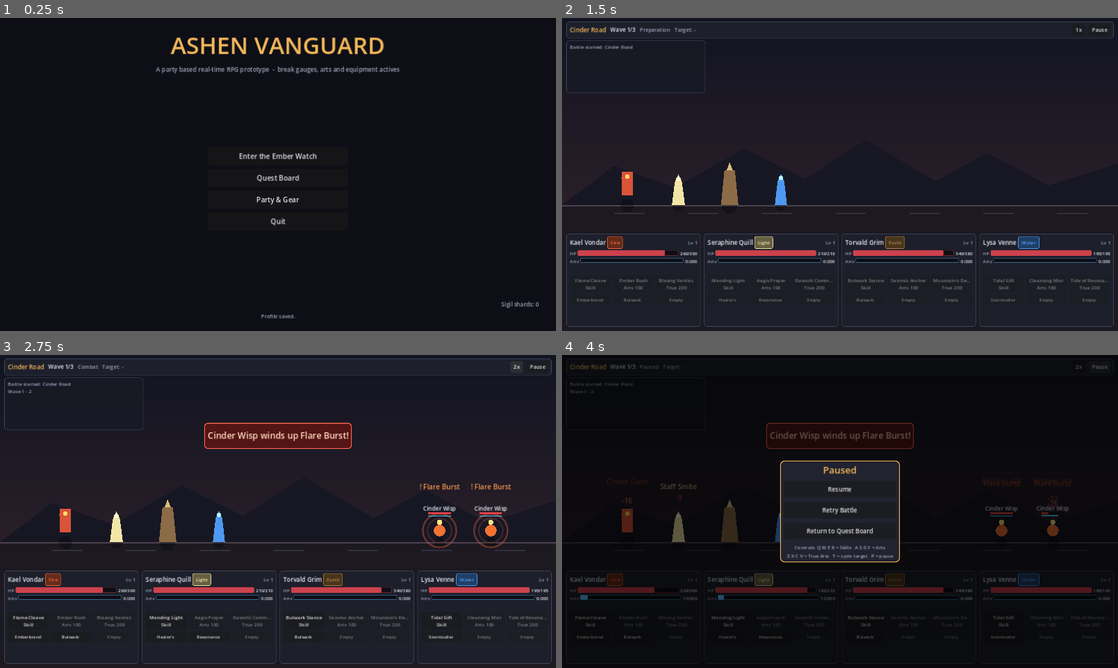
Above: before the commit, frames 1-4 (two rows, left to right).
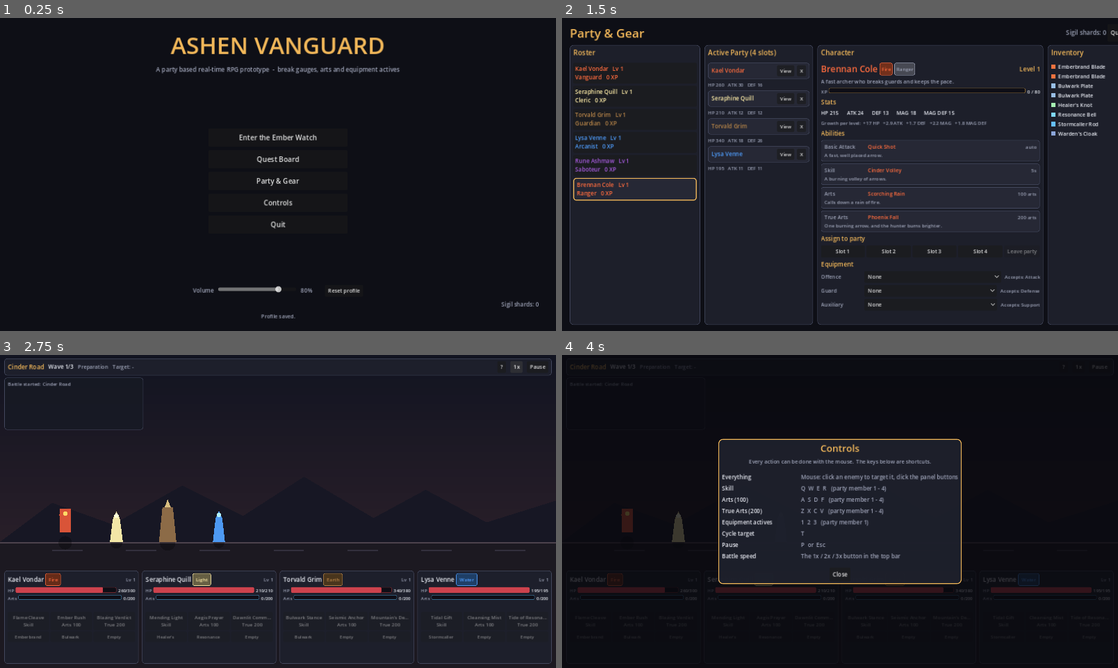
Above: after the commit, the same moments.

Repository: NdlessJP/GSCgame
Game: Godot game, scene res://tools/screenshot_tour.tscn
The game is run twice, just before and just after one commit, with the same random seed, the same clock (stepped at 60 frames per second) and the same inputs. This scene is started directly instead of the project's main scene.
Inputs (mouse positions are in pixels of both pictures, inside the frame that each line leads up to):
- Up to frame 1 (0.25 s): no input
- Up to frame 2 (1.5 s): tap Enter at 0.5 s; move the mouse to (962, 158) at 0.52 s; hold D 0.53-1.25 s; tap P at 0.6 s; click (962, 158) at 0.67 s; click (1067, 237) at 1.25 s, where only the run before the commit has a clickable "Start Quest"
- Up to frame 3 (2.75 s): click (517, 367) at 2 s, where only the run before the commit has a clickable "1x"
- Up to frame 4 (4 s): click (1062, 367) at 2.75 s, where only the run after the commit has a clickable "?"; click "Pause" at 3.5 s

The runs differ from the first frame. In frame 1, 1.0% of the frame differs, in the area x 34-65%, y 37-89%; in frame 2, 14%; in frame 3, 3.5%; in frame 4, 17%, in the area x 1-98%, y 2-91%.
Error before the commit: Invalid access to property or key 'process_frame' on a base object of type 'null instance'. (res://tools/screenshot_tour.gd:40)

Commit message:
Add controls overlay, battle report, element readout, volume setting and UI tests
- New reusable HelpOverlay lists every mouse action and keyboard shortcut; it is
  reachable from the main menu and from the battle HUD.
- The controller now keeps a battle tally (time, damage dealt and taken,
  abilities used, breaks, defeats) and the results screen shows it as a
  'Battle Report' column.
- The HUD shows which elements hit the current target harder.
- New master volume slider and 'Reset profile' action on the main menu; the
  volume is stored in the save file.
- New tests/test_ui.gd smoke tests every screen: they instantiate it, check it
  builds its widgets, covers the viewport and has clickable buttons.  This
  caught a real layout bug (an overlay anchored to an already sized parent
  collapsed to zero size).
- New test suite registration in the runner.

Tests: 261 checks, all passing (117 combat, 82 progression, 25 battle flow,
37 ui).

Diff:
--- a/scripts/battle/battle_controller.gd
+++ b/scripts/battle/battle_controller.gd
@@ -61,6 +61,15 @@
 var allies: Array[UnitState] = []
 var enemies: Array[UnitState] = []
 var preferred_target: UnitState = null
+## Running tally for the battle report shown on the results screen.
+var battle_stats: Dictionary = {
+	"duration": 0.0,
+	"damage_dealt": 0.0,
+	"damage_taken": 0.0,
+	"breaks": 0,
+	"abilities": 0,
+	"defeated": 0,
+}
 ## Simulation speed multiplier.  1.0 is real time; the HUD cycles through
 ## 1x / 2x / 3x.  It only affects the battle clock, never the engine clock,
 ## so it does not interfere with anything else running in the tree.
@@ -118,6 +127,14 @@
 	enemies.clear()
 	pending.clear()
 	preferred_target = null
+	battle_stats = {
+		"duration": 0.0,
+		"damage_dealt": 0.0,
+		"damage_taken": 0.0,
+		"breaks": 0,
+		"abilities": 0,
+		"defeated": 0,
+	}
 	wave_index = -1
 	rewards_granted = false
 	last_results = {}
@@ -216,6 +233,8 @@
 
 func _process(delta: float) -> void:
 	delta *= clampf(speed, 0.25, 4.0)
+	if state == State.COMBAT:
+		battle_stats["duration"] = float(battle_stats.get("duration", 0.0)) + delta
 	match state:
 		State.PREPARATION:
 			_prep_timer -= delta
@@ -344,6 +363,7 @@
 	payload["source"] = source
 	payload["target"] = unit
 	payload["dot"] = true
+	_tally_damage(source if source != null else unit, unit, payload)
 	damage_dealt.emit(source if source != null else unit, unit, payload)
 	hp_changed.emit(unit)
 	_check_death(unit)
@@ -479,12 +499,22 @@
 	if ability.kind == AbilityDef.Kind.BASIC:
 		caster.gain_arts(caster.arts_generated_per_attack(balance), balance)
 	var events: Array[Dictionary] = AbilityExecutor.execute(ability, caster, targets, balance)
+	battle_stats["abilities"] = int(battle_stats.get("abilities", 0)) + 1
 	ability_used.emit(caster, ability, targets)
 	cooldown_changed.emit(caster, ability.id)
 	arts_changed.emit(caster)
 	for event: Dictionary in events:
 		_handle_event(event)
 	return true
+
+
+## Adds one damage event to the battle report.
+func _tally_damage(source: UnitState, target: UnitState, payload: Dictionary) -> void:
+	var amount: float = float(payload.get("amount", 0.0))
+	if source != null and source.is_ally:
+		battle_stats["damage_dealt"] = float(battle_stats.get("damage_dealt", 0.0)) + amount
+	elif target != null and target.is_ally:
+		battle_stats["damage_taken"] = float(battle_stats.get("damage_taken", 0.0)) + amount
 
 
 func _handle_event(event: Dictionary) -> void:
@@ -494,6 +524,7 @@
 			var target: UnitState = event.get("target", null)
 			var source: UnitState = event.get("source", null)
 			var payload: Dictionary = event.get("result", event)
+			_tally_damage(source, target, payload)
 			damage_dealt.emit(source, target, payload)
 			if float(payload.get("absorbed", 0.0)) > 0.0:
 				shield_absorbed.emit(target, float(payload.get("absorbed", 0.0)))
@@ -516,6 +547,7 @@
 		EffectApplier.EVENT_BREAK:
 			var break_unit: UnitState = event.get("target", null)
 			if bool(event.get("broke", false)):
+				battle_stats["breaks"] = int(battle_stats.get("breaks", 0)) + 1
 				break_started.emit(break_unit)
 				log_message.emit("%s is Broken!" % break_unit.display_name())
 
@@ -524,6 +556,7 @@
 	if unit == null or not unit.is_dead or unit.death_reported:
 		return
 	unit.death_reported = true
+	battle_stats["defeated"] = int(battle_stats.get("defeated", 0)) + 1
 	unit_died.emit(unit)
 	log_message.emit("%s was defeated." % unit.display_name())
 
@@ -627,7 +660,9 @@
 	if _results_announced:
 		return
 	_results_announced = true
-	battle_finished.emit(victory, last_results)
+	var payload: Dictionary = last_results.duplicate()
+	payload["stats"] = battle_stats.duplicate()
+	battle_finished.emit(victory, payload)
 
 
 ## Aborts the battle without granting rewards (used when the player quits).
--- a/scripts/core/game.gd
+++ b/scripts/core/game.gd
@@ -49,6 +49,17 @@
 		for issue: String in database.load_issues:
 			push_warning("GameDatabase: %s" % issue)
 	load_or_create_profile()
+	apply_volume()
+
+
+## Applies the stored master volume to the audio bus.
+func apply_volume() -> void:
+	var level: float = 0.8 if state == null else state.volume
+	var bus: int = AudioServer.get_bus_index(&"Master")
+	if bus < 0:
+		return
+	AudioServer.set_bus_volume_db(bus, linear_to_db(maxf(level, 0.0001)))
+	AudioServer.set_bus_mute(bus, level <= 0.001)
 
 
 # --------------------------------------------------------------------------
@@ -74,8 +85,18 @@
 func new_game() -> void:
 	state = GameState.new()
 	_populate_new_profile()
+	apply_volume()
 	save_game()
 	_emit_changed()
+
+
+## Sets the master volume and stores it in the profile.
+func set_volume(level: float) -> void:
+	if state == null:
+		return
+	state.volume = clampf(level, 0.0, 1.0)
+	apply_volume()
+	save_game()
 
 
 func _populate_new_profile() -> void:
--- a/scripts/core/game_state.gd
+++ b/scripts/core/game_state.gd
@@ -13,6 +13,8 @@
 var party: Array[StringName] = []
 var quests_unlocked: Array[StringName] = []
 var quests_completed: Array[StringName] = []
+## Master volume of the synthesised sound effects, 0.0 - 1.0.
+var volume: float = 0.8
 
 
 func character_data(character_id: StringName) -> Dictionary:
@@ -71,6 +73,7 @@
 		completed.append(String(value))
 	return {
 		"currency": currency,
+		"volume": volume,
 		"characters": character_data_map,
 		"equipment": equipment_map,
 		"inventory": inventory.to_array(),
@@ -83,6 +86,7 @@
 static func from_dict(data: Dictionary) -> GameState:
 	var state: GameState = GameState.new()
 	state.currency = int(data.get("currency", 0))
+	state.volume = clampf(float(data.get("volume", 0.8)), 0.0, 1.0)
 	var characters: Dictionary = data.get("characters", {})
 	for key: Variant in characters.keys():
 		if typeof(characters[key]) != TYPE_DICTIONARY:
--- a/scripts/ui/battle_hud.gd
+++ b/scripts/ui/battle_hud.gd
@@ -19,6 +19,8 @@
 var _pause_button: Button = null
 var _target_label: Label = null
 var _speed_button: Button = null
+var _help_button: Button = null
+var _help_overlay: HelpOverlay = null
 var _boss_panel: PanelContainer = null
 var _boss_name: Label = null
 var _boss_hp_bar: ProgressBar = null
@@ -82,13 +84,25 @@
 	var spacer: Control = Control.new()
 	spacer.size_flags_horizontal = Control.SIZE_EXPAND_FILL
 	row.add_child(spacer)
-	_speed_button = UiStyle.make_button("1x", 12, 26)
+	_help_button = UiStyle.make_button("?", 12, 26)
+	_help_button.tooltip_text = "Show the controls"
+	_help_button.pressed.connect(_on_help_pressed)
+	row.add_child(_help_button)
+	_speed_button = UiStyle.make_button("1x", 12,  26)
 	_speed_button.tooltip_text = "Battle speed (1x, 2x, 3x)"
 	_speed_button.pressed.connect(_on_speed_pressed)
 	row.add_child(_speed_button)
 	_pause_button = UiStyle.make_button("Pause", 12, 26)
 	_pause_button.pressed.connect(func() -> void: pause_pressed.emit())
 	row.add_child(_pause_button)
+
+
+func _on_help_pressed() -> void:
+	if _help_overlay == null:
+		_help_overlay = HelpOverlay.new()
+		_help_overlay.visible = false
+		_root.add_child(_help_overlay)
+	_help_overlay.visible = not _help_overlay.visible
 
 
 func _build_boss_panel() -> void:
@@ -260,7 +274,19 @@
 	if unit == null or unit.is_dead:
 		_target_label.text = "Target: -"
 		return
-	_target_label.text = "Target: %s" % unit.display_name()
+	_target_label.text = "Target: %s%s" % [unit.display_name(), _weak_to_text(unit)]
+
+
+## Lists the elements that hit this target harder, so the player can see at a
+## glance which hero to send in.
+func _weak_to_text(unit: UnitState) -> String:
+	var strong: Array[String] = []
+	for element: int in Elements.ALL_ELEMENTS:
+		if Elements.multiplier(element, unit.element()) > 1.0:
+			strong.append(Elements.element_name(element))
+	if strong.is_empty():
+		return ""
+	return "  (weak to %s)" % ", ".join(strong)
 
 
 func _on_speed_pressed() -> void:
--- /dev/null
+++ b/scripts/ui/help_overlay.gd
@@ -0,0 +1,84 @@
+class_name HelpOverlay
+extends Control
+## Reusable "Controls" panel.
+##
+## The game is fully playable with the mouse; the keyboard shortcuts are
+## optional extras.  The overlay lists both so a new player can find them.
+
+const ROWS: Array = [
+	["Everything", "Mouse: click an enemy to target it, click the panel buttons"],
+	["Skill", "Q  W  E  R   (party member 1 - 4)"],
+	["Arts (100)", "A  S  D  F   (party member 1 - 4)"],
+	["True Arts (200)", "Z  X  C  V   (party member 1 - 4)"],
+	["Equipment actives", "1  2  3   (party member 1)"],
+	["Cycle target", "T"],
+	["Pause", "P  or  Esc"],
+	["Battle speed", "The 1x / 2x / 3x button in the top bar"],
+]
+
+
+func _ready() -> void:
+	set_anchors_preset(Control.PRESET_FULL_RECT)
+	# The preset is computed against the parent size, so the offsets have to be
+	# cleared explicitly when the overlay is added to an already sized parent.
+	offset_left = 0.0
+	offset_top = 0.0
+	offset_right = 0.0
+	offset_bottom = 0.0
+	mouse_filter = Control.MOUSE_FILTER_STOP
+	_build()
+
+
+func _build() -> void:
+	var shade: ColorRect = ColorRect.new()
+	shade.color = Color(0.03, 0.03, 0.05, 0.78)
+	shade.set_anchors_preset(Control.PRESET_FULL_RECT)
+	shade.mouse_filter = Control.MOUSE_FILTER_STOP
+	add_child(shade)
+
+	var center: CenterContainer = CenterContainer.new()
+	center.set_anchors_preset(Control.PRESET_FULL_RECT)
+	center.mouse_filter = Control.MOUSE_FILTER_IGNORE
+	add_child(center)
+
+	var panel: PanelContainer = PanelContainer.new()
+	panel.add_theme_stylebox_override("panel", UiStyle.panel(UiStyle.PANEL, UiStyle.ACCENT, 10, 2))
+	panel.custom_minimum_size = Vector2(560, 0)
+	panel.mouse_filter = Control.MOUSE_FILTER_IGNORE
+	center.add_child(panel)
+
+	var box: VBoxContainer = VBoxContainer.new()
+	box.add_theme_constant_override("separation", 6)
+	panel.add_child(box)
+
+	var title: Label = UiStyle.make_label("Controls", 22, UiStyle.ACCENT)
+	title.horizontal_alignment = HORIZONTAL_ALIGNMENT_CENTER
+	box.add_child(title)
+
+	var hint: Label = UiStyle.make_label(
+		"Every action can be done with the mouse.  The keys below are shortcuts.",
+		12, UiStyle.TEXT_DIM)
+	hint.horizontal_alignment = HORIZONTAL_ALIGNMENT_CENTER
+	box.add_child(hint)
+
+	box.add_child(UiStyle.separator(4))
+
+	for row: Array in ROWS:
+		var line: HBoxContainer = HBoxContainer.new()
+		line.add_theme_constant_override("separation", 12)
+		box.add_child(line)
+		var action: Label = UiStyle.make_label(String(row[0]), 13, UiStyle.TEXT)
+		action.custom_minimum_size = Vector2(170, 0)
+		line.add_child(action)
+		var keys: Label = UiStyle.make_label(String(row[1]), 13, UiStyle.TEXT_DIM)
+		keys.size_flags_horizontal = Control.SIZE_EXPAND_FILL
+		line.add_child(keys)
+
+	box.add_child(UiStyle.separator(4))
+
+	var close: Button = UiStyle.make_button("Close", 13, 32)
+	close.pressed.connect(func() -> void: visible = false)
+	var close_row: HBoxContainer = HBoxContainer.new()
+	close_row.alignment = BoxContainer.ALIGNMENT_CENTER
+	close_row.add_child(close)
+	box.add_child(close_row)
--- a/scripts/ui/main_menu.gd
+++ b/scripts/ui/main_menu.gd
@@ -4,6 +4,10 @@
 
 var _currency_label: Label = null
 var _status_label: Label = null
+var _help_overlay: HelpOverlay = null
+var _volume_slider: HSlider = null
+var _volume_label: Label = null
+var _reset_confirm: HBoxContainer = null
 
 
 func _ready() -> void:
@@ -64,12 +68,53 @@
 	party.pressed.connect(func() -> void: Game.goto_scene("res://scenes/party/party_setup.tscn"))
 	buttons.add_child(party)
 
+	var help: Button = UiStyle.make_button("Controls", 16, 42)
+	help.pressed.connect(_on_help_pressed)
+	buttons.add_child(help)
+
 	var quit: Button = UiStyle.make_button("Quit", 16, 42)
 	quit.custom_minimum_size = Vector2(320, 42)
 	quit.pressed.connect(func() -> void: get_tree().quit())
 	buttons.add_child(quit)
 
 	root.add_child(UiStyle.separator(10))
+
+	# --- settings ---------------------------------------------------------
+	var settings: HBoxContainer = HBoxContainer.new()
+	settings.add_theme_constant_override("separation", 10)
+	settings.alignment = BoxContainer.ALIGNMENT_CENTER
+	root.add_child(settings)
+	settings.add_child(UiStyle.make_label("Volume", 13, UiStyle.TEXT_DIM))
+	_volume_slider = HSlider.new()
+	_volume_slider.min_value = 0.0
+	_volume_slider.max_value = 1.0
+	_volume_slider.step = 0.05
+	_volume_slider.custom_minimum_size = Vector2(180, 20)
+	_volume_slider.value = Game.state.volume if Game.state != null else 0.8
+	_volume_slider.value_changed.connect(_on_volume_changed)
+	settings.add_child(_volume_slider)
+	_volume_label = UiStyle.make_label("", 13, UiStyle.TEXT_DIM)
+	_volume_label.custom_minimum_size = Vector2(46, 0)
+	settings.add_child(_volume_label)
+
+	var reset: Button = UiStyle.make_button("Reset profile", 12, 26)
+	reset.tooltip_text = "Erase all progress and start over"
+	reset.pressed.connect(_on_reset_pressed)
+	settings.add_child(reset)
+
+	# The confirmation row stays hidden until the reset button is used.
+	_reset_confirm = HBoxContainer.new()
+	_reset_confirm.alignment = BoxContainer.ALIGNMENT_CENTER
+	_reset_confirm.add_theme_constant_override("separation", 8)
+	_reset_confirm.visible = false
+	root.add_child(_reset_confirm)
+	_reset_confirm.add_child(UiStyle.make_label("Erase all progress?", 13, UiStyle.DANGER))
+	var erase: Button = UiStyle.make_button("Erase", 12, 26)
+	erase.pressed.connect(_on_reset_confirmed)
+	_reset_confirm.add_child(erase)
+	var cancel: Button = UiStyle.make_button("Cancel", 12, 26)
+	cancel.pressed.connect(func() -> void: _reset_confirm.visible = false)
+	_reset_confirm.add_child(cancel)
 
 	var footer: HBoxContainer = HBoxContainer.new()
 	root.add_child(footer)
@@ -83,7 +128,43 @@
 	_status_label.horizontal_alignment = HORIZONTAL_ALIGNMENT_CENTER
 	root.add_child(_status_label)
 
+	_help_overlay = HelpOverlay.new()
+	_help_overlay.visible = false
+	add_child(_help_overlay)
+
 	_refresh()
+
+
+## Stores the new master volume in the profile.
+func _on_volume_changed(value: float) -> void:
+	Game.set_volume(value)
+	_refresh_volume_label()
+
+
+func _on_reset_pressed() -> void:
+	if _reset_confirm != null:
+		_reset_confirm.visible = true
+
+
+func _on_reset_confirmed() -> void:
+	if _reset_confirm != null:
+		_reset_confirm.visible = false
+	Game.new_game()
+	if _volume_slider != null and Game.state != null:
+		_volume_slider.value = Game.state.volume
+	_refresh_volume_label()
+
+
+func _refresh_volume_label() -> void:
+	if _volume_label == null or Game.state == null:
+		return
+	_volume_label.text = "%d%%" % int(round(Game.state.volume * 100.0))
+
+
+## Shows or hides the controls overlay.
+func _on_help_pressed() -> void:
+	if _help_overlay != null:
+		_help_overlay.visible = not _help_overlay.visible
 
 
 func _process(_delta: float) -> void:
@@ -93,6 +174,7 @@
 func _refresh() -> void:
 	if _currency_label != null and Game.state != null:
 		_currency_label.text = "Sigil shards: %d" % Game.state.currency
+	_refresh_volume_label()
 	if _status_label != null and Game.state != null:
 		var message: String = Game.last_save_message()
 		if message != "":
--- a/scripts/ui/results_screen.gd
+++ b/scripts/ui/results_screen.gd
@@ -6,6 +6,7 @@
 var _quest_label: Label = null
 var _summary_box: VBoxContainer = null
 var _party_box: VBoxContainer = null
+var _report_box: VBoxContainer = null
 
 
 func _ready() -> void:
@@ -61,6 +62,19 @@
 	_summary_box.add_theme_constant_override("separation", 4)
 	reward_box.add_child(_summary_box)
 
+	# Battle report.
+	var report_panel: PanelContainer = PanelContainer.new()
+	report_panel.add_theme_stylebox_override("panel", UiStyle.panel(UiStyle.PANEL, UiStyle.BORDER, 8, 1))
+	report_panel.custom_minimum_size = Vector2(300, 0)
+	columns.add_child(report_panel)
+	var report_box: VBoxContainer = VBoxContainer.new()
+	report_box.add_theme_constant_override("separation", 5)
+	report_panel.add_child(report_box)
+	report_box.add_child(UiStyle.make_label("Battle Report", 18, UiStyle.ACCENT))
+	_report_box = VBoxContainer.new()
+	_report_box.add_theme_constant_override("separation", 4)
+	report_box.add_child(_report_box)
+
 	# Party progress.
 	var party_panel: PanelContainer = PanelContainer.new()
 	party_panel.add_theme_stylebox_override("panel", UiStyle.panel(UiStyle.PANEL, UiStyle.BORDER, 8, 1))
@@ -104,6 +118,23 @@
 	_populate()
 
 
+## Fills the battle report column from the statistics the controller kept
+## during the fight.
+func _populate_report(stats: Dictionary) -> void:
+	for child: Node in _report_box.get_children():
+		child.queue_free()
+	if stats.is_empty():
+		_report_box.add_child(UiStyle.make_label("No battle data.", 12, UiStyle.TEXT_DIM))
+		return
+	var duration: float = float(stats.get("duration", 0.0))
+	_report_box.add_child(UiStyle.make_label("Time: %.1fs" % duration, 13))
+	_report_box.add_child(UiStyle.make_label("Damage dealt: %d" % int(round(float(stats.get("damage_dealt", 0.0)))), 13))
+	_report_box.add_child(UiStyle.make_label("Damage taken: %d" % int(round(float(stats.get("damage_taken", 0.0)))), 13))
+	_report_box.add_child(UiStyle.make_label("Abilities used: %d" % int(stats.get("abilities", 0)), 13))
+	_report_box.add_child(UiStyle.make_label("Breaks triggered: %d" % int(stats.get("breaks", 0)), 13, UiStyle.BREAK))
+	_report_box.add_child(UiStyle.make_label("Enemies defeated: %d" % int(stats.get("defeated", 0)), 13))
+
+
 func _populate() -> void:
 	var victory: bool = Game.last_battle_victory
 	_outcome_label.text = "Victory" if victory else "Defeat"
@@ -129,6 +160,8 @@
 				if item_def != null:
 					_summary_box.add_child(UiStyle.make_label("New item: %s" % item_def.display_name, 13, UiStyle.GOOD))
 
+	_populate_report(results.get("stats", {}) as Dictionary)
+
 	var levels: Dictionary = results.get("levels", {})
 	if levels.is_empty():
 		_party_box.add_child(UiStyle.make_label("No experience was gained.", 13, UiStyle.TEXT_DIM))
--- a/tests/test_progression.gd
+++ b/tests/test_progression.gd
@@ -99,6 +99,7 @@
 
 	var state: GameState = GameState.new()
 	state.currency = 321
+	state.volume = 0.35
 	state.set_character_progress(&"kael_vondar", 4, 55)
 	state.set_character_progress(&"rune_ashmaw", 2, 10)
 	state.party = [&"kael_vondar", &"seraphine_quill"]
@@ -114,6 +115,7 @@
 	result.ok(restored != null, "A profile is returned")
 	if restored != null:
 		result.ok(restored.currency == 321, "Currency survives the round trip")
+		result.ok(absf(restored.volume - 0.35) < 0.001, "The volume setting survives the round trip")
 		result.ok(restored.character_level(&"kael_vondar") == 4, "Character levels survive the round trip")
 		result.ok(restored.character_xp(&"rune_ashmaw") == 10, "Character experience survives the round trip")
 		result.ok(restored.party.size() == 2, "The party survives the round trip")
--- a/tests/test_runner.gd
+++ b/tests/test_runner.gd
@@ -49,6 +49,9 @@
 	var flow: TestKit.Result = await BattleFlowTests.run(self)
 	_report("battle flow", flow)
 
+	var ui: TestKit.Result = await UITests.run(self)
+	_report("ui", ui)
+
 	# Restore the profile that was there before the test run.
 	if _save_backup != "":
 		var restore: FileAccess = FileAccess.open(SaveService.SAVE_PATH, FileAccess.WRITE)
--- /dev/null
+++ b/tests/test_ui.gd
@@ -0,0 +1,110 @@
+class_name UITests
+extends RefCounted
+## Smoke tests for the screens.
+##
+## Every screen is instantiated, given a few frames and then inspected.  The
+## checks are deliberately structural rather than visual: they catch the
+## mistakes that are easy to make with containers and anchors (a panel that
+## collapses to zero size, a screen that never builds its widgets, an overlay
+## that does not cover the viewport).
+
+const SCREENS: Array = [
+	["main menu", "res://scenes/main_menu/main_menu.tscn"],
+	["party setup", "res://scenes/party/party_setup.tscn"],
+	["quest board", "res://scenes/quests/quest_select.tscn"],
+	["battle", "res://scenes/battle/battle.tscn"],
+	["results", "res://scenes/battle/results_screen.tscn"],
+]
+
+
+static func run(host: Node) -> TestKit.Result:
+	var result: TestKit.Result = TestKit.Result.new()
+	# The battle screen navigates back to the quest board when there is no
+	# quest to run.  That would replace the current scene (the test runner),
+	# so a quest is selected for the duration of the test.
+	var saved_quest: StringName = Game.pending_quest_id
+	Game.pending_quest_id = &"quest_cinder_road"
+	for entry: Array in SCREENS:
+		await _check_screen(host, String(entry[0]), String(entry[1]), result)
+	await _check_help_overlay(host, result)
+	Game.pending_quest_id = saved_quest
+	return result
+
+
+## Instantiates one screen and verifies that it built something and that its
+## root actually covers the viewport.
+static func _check_screen(host: Node, label: String, path: String, result: TestKit.Result) -> void:
+	var packed: PackedScene = load(path)
+	result.ok(packed != null, "The %s scene exists" % label)
+	if packed == null:
+		return
+	var scene: Node = packed.instantiate()
+	result.ok(scene != null, "The %s scene can be instantiated" % label)
+	if scene == null:
+		return
+	host.add_child(scene)
+	for i in range(5):
+		await host.get_tree().process_frame
+
+	result.ok(scene.get_child_count() > 0, "The %s screen builds its widgets" % label)
+	# The root is not always a Control (the battle is a Node2D), so the first
+	# Control in the tree is used for the layout checks.
+	var control: Control = scene as Control
+	if control == null:
+		control = _first_control(scene)
+	result.ok(control != null, "The %s screen has a control root" % label)
+	if control != null:
+		result.ok(control.size.x > 100.0 and control.size.y > 100.0,
+			"The %s screen covers the viewport (got %s)" % [label, str(control.size)])
+		# Every visible button must have a usable size, otherwise it cannot be
+		# clicked.
+		var buttons: Array[Button] = _collect_buttons(control)
+		result.ok(buttons.size() > 0, "The %s screen has buttons" % label)
+		var broken: int = 0
+		for button: Button in buttons:
+			if button.size.x < 4.0 or button.size.y < 4.0:
+				broken += 1
+		result.ok(broken == 0, "Every button on the %s screen has a usable size (%d broken)" % [label, broken])
+
+	host.remove_child(scene)
+	scene.free()
+	await host.get_tree().process_frame
+
+
+## The controls overlay has to cover the whole viewport, otherwise it would
+## only dim a corner of the screen.
+static func _check_help_overlay(host: Node, result: TestKit.Result) -> void:
+	var parent: Control = Control.new()
+	parent.set_anchors_preset(Control.PRESET_FULL_RECT)
+	host.add_child(parent)
+	var overlay: HelpOverlay = HelpOverlay.new()
+	parent.add_child(overlay)
+	for i in range(5):
+		await host.get_tree().process_frame
+	result.ok(overlay.size.x > 100.0 and overlay.size.y > 100.0,
+		"The controls overlay covers the viewport (got %s)" % str(overlay.size))
+	result.ok(overlay.visible, "The controls overlay is visible by default")
+
+	host.remove_child(parent)
+	parent.free()
+	await host.get_tree().process_frame
+
+
+## Returns the first Control found in the tree.
+static func _first_control(node: Node) -> Control:
+	if node is Control:
+		return node as Control
+	for child: Node in node.get_children():
+		var found: Control = _first_control(child)
+		if found != null:
+			return found
+	return null
+
+
+static func _collect_buttons(node: Node) -> Array[Button]:
+	var found: Array[Button] = []
+	if node is Button:
+		found.append(node as Button)
+	for child: Node in node.get_children():
+		found.append_array(_collect_buttons(child))
+	return found
--- a/tools/screenshot_tour.gd
+++ b/tools/screenshot_tour.gd
@@ -15,6 +15,7 @@
 func _run() -> void:
 	DirAccess.make_dir_recursive_absolute(SHOT_DIR)
 	await _shoot("res://scenes/main_menu/main_menu.tscn", "01_main_menu.png", 30)
+	await _shoot("res://scenes/main_menu/main_menu.tscn", "06_controls.png", 30, true)
 	await _shoot("res://scenes/party/party_setup.tscn", "02_party_setup.png", 30)
 	await _shoot("res://scenes/quests/quest_select.tscn", "03_quest_select.png", 30)
 	Game.pending_quest_id = &"quest_cinder_road"
@@ -23,19 +24,27 @@
 	Game.last_results = {
 		"xp": 120, "currency": 60, "items": [],
 		"levels": {&"kael_vondar": {"level": 2, "xp": 40, "levels_gained": 1}},
+		"stats": {
+			"duration": 42.6, "damage_dealt": 1840, "damage_taken": 612,
+			"abilities": 23, "breaks": 4, "defeated": 11,
+		},
 	}
 	await _shoot("res://scenes/battle/results_screen.tscn", "05_results.png", 30)
 	print("screenshots written to ", ProjectSettings.globalize_path(SHOT_DIR))
 	get_tree().quit(0)
 
 
-func _shoot(scene_path: String, file_name: String, frames: int) -> void:
+func _shoot(scene_path: String, file_name: String, frames: int, show_help: bool = false) -> void:
 	var packed: PackedScene = load(scene_path)
 	if packed == null:
 		print("could not load ", scene_path)
 		return
 	var scene: Node = packed.instantiate()
 	add_child(scene)
+	if show_help:
+		for child: Node in scene.get_children():
+			if child is HelpOverlay:
+				(child as HelpOverlay).visible = true
 	for i in range(frames):
 		await get_tree().process_frame
 	await RenderingServer.frame_post_draw
Not shown, changed: README.md
